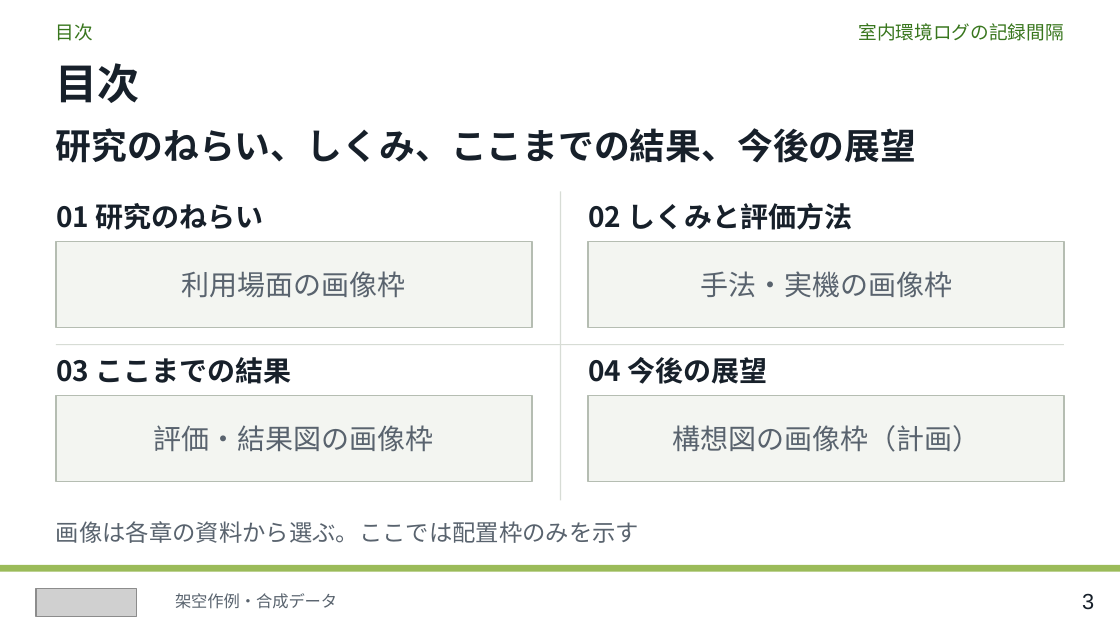
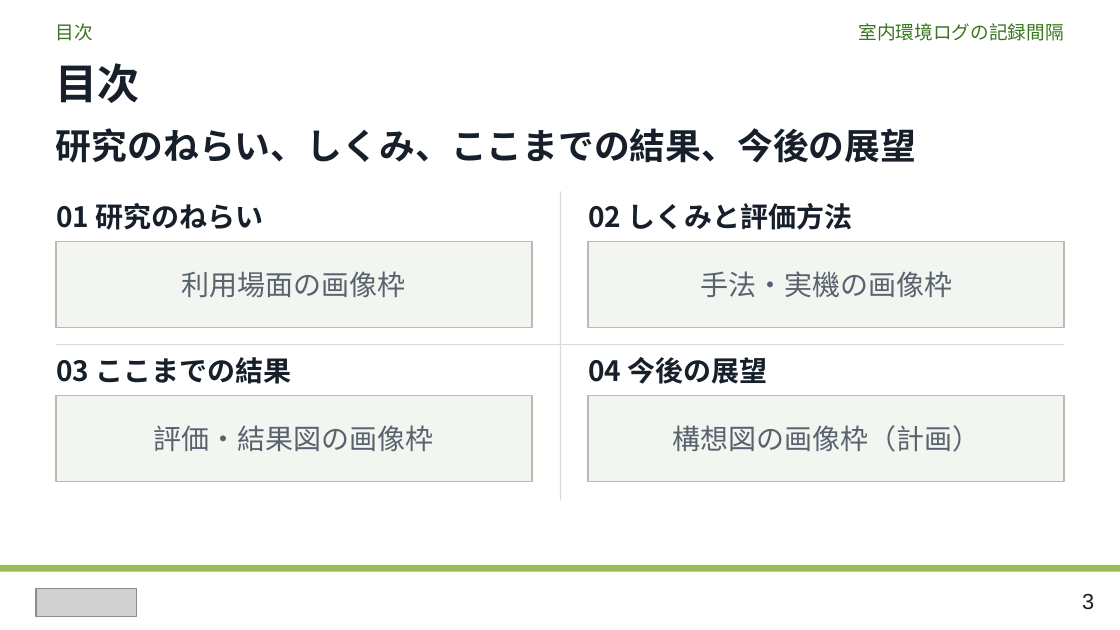
Before and after one commit to cpslab/skill-create-slides, a slide deck: slide 3 of assets/visual-reference/cps-layout-reference.pptx. Drawn at 1120x630 pixels with LibreOffice and Linux fonts; fonts in the diff are those of the drawing; grey boxes stand for pictures. Boxes give left, top, right and bottom in pixels: in the first picture for what was removed or moved away, otherwise in the second. Text is boxed around its words. In the diff, an @@ line names an element or a change of style, - is before the commit and + after.

```diff
--- a/assets/visual-reference/cps-layout-reference.pptx
+++ b/assets/visual-reference/cps-layout-reference.pptx
@@ text removed at [56,521,639,543] @@
-画像は各章の資料から選ぶ。ここでは配置枠のみを示す
@@ text removed at [175,593,337,609] @@
-架空作例・合成データ
```
Also in this commit, not shown: 8 other slides changed, 24 other files.
